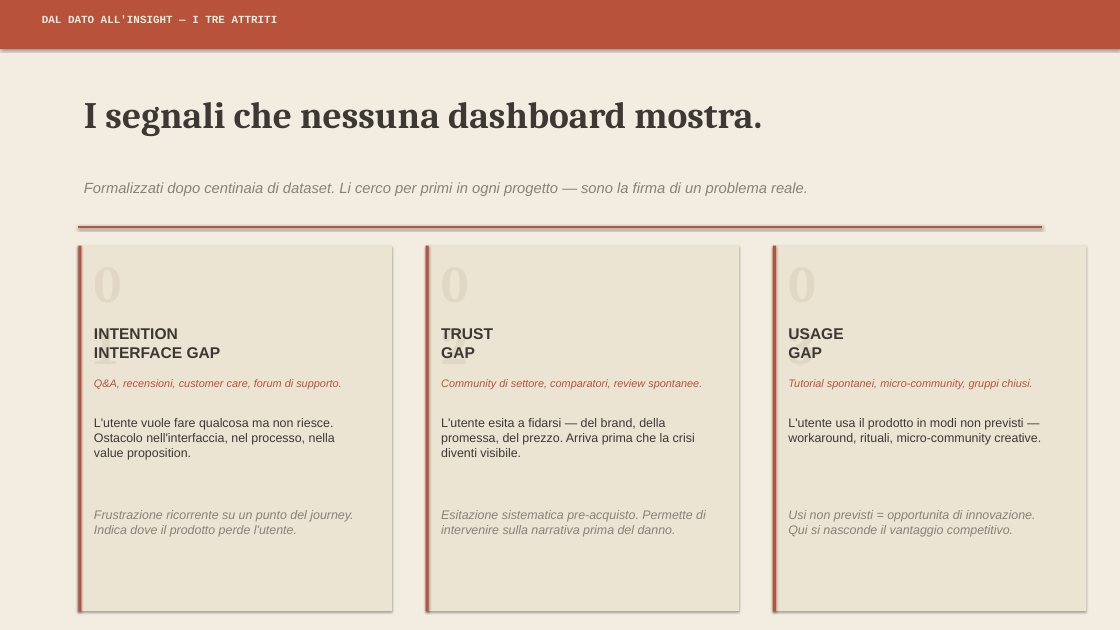
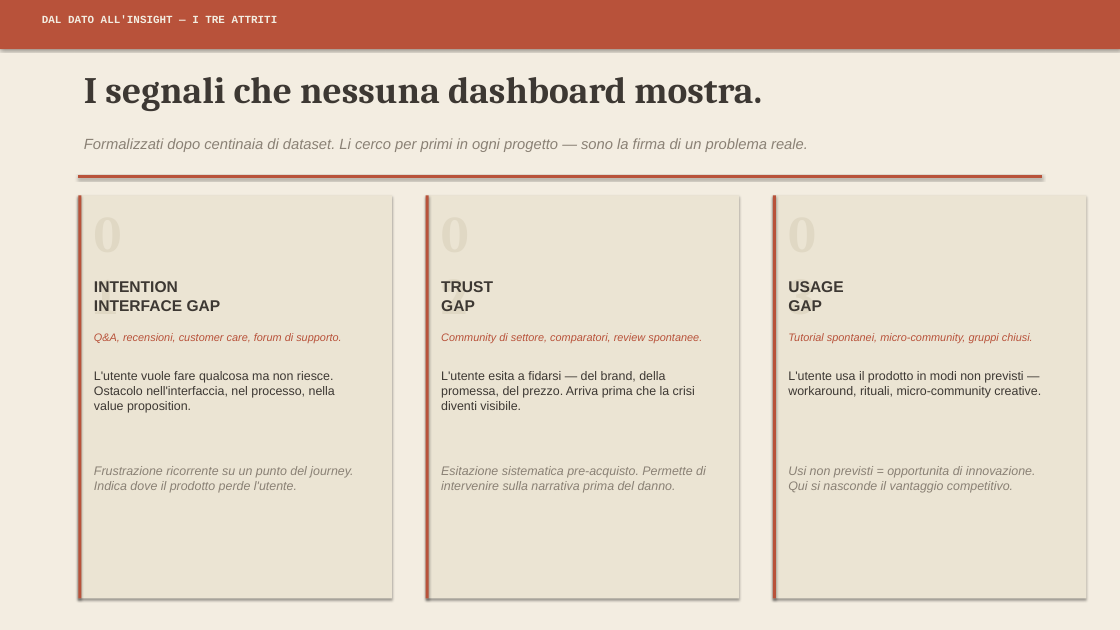
Before and after one commit to vincenzom1986/Test, a slide deck: slide 10 of Social_Listening_Speech_FINAL_v4.pptx. Drawn at 1120x630 pixels with LibreOffice and Linux fonts; fonts in the diff are those of the drawing. Boxes give left, top, right and bottom in pixels: in the first picture for what was removed or moved away, otherwise in the second. Text is boxed around its words. In the diff, an @@ line names an element or a change of style, - is before the commit and + after.

```diff
--- a/Social_Listening_Speech_FINAL_v4.pptx
+++ b/Social_Listening_Speech_FINAL_v4.pptx
@@ text "I segnali che nessuna dashboard ..." moved from (x1=84, y1=102, x2=762, y2=136) to (x1=84, y1=77, x2=762, y2=111) @@
@@ 3 texts, 1 line moved together from (x1=78, y1=227, x2=1042, y2=318) to (x1=78, y1=176, x2=1042, y2=268) @@
@@ rectangle resized from (x1=78, y1=246, x2=392, y2=612) to (x1=78, y1=195, x2=392, y2=599) @@
@@ rectangle resized from (x1=78, y1=246, x2=82, y2=612) to (x1=78, y1=195, x2=82, y2=599) @@
@@ rectangle resized from (x1=426, y1=246, x2=739, y2=612) to (x1=426, y1=195, x2=739, y2=599) @@
@@ rectangle resized from (x1=426, y1=246, x2=429, y2=612) to (x1=426, y1=195, x2=429, y2=599) @@
@@ rectangle resized from (x1=773, y1=246, x2=1086, y2=612) to (x1=773, y1=195, x2=1086, y2=599) @@
@@ rectangle resized from (x1=773, y1=246, x2=776, y2=612) to (x1=773, y1=195, x2=776, y2=599) @@
@@ 13 texts moved together from (x1=84, y1=182, x2=1041, y2=537) to (x1=84, y1=138, x2=1041, y2=493) @@
```
Also in this commit, not shown: 14 other slides changed.
